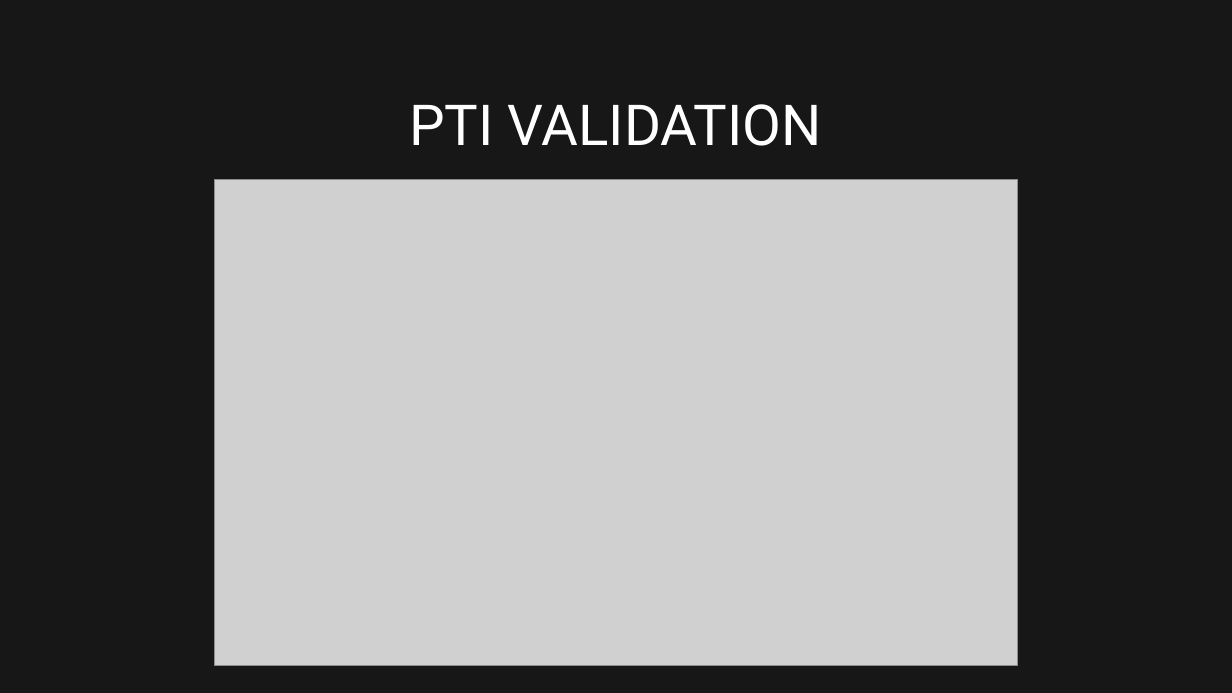
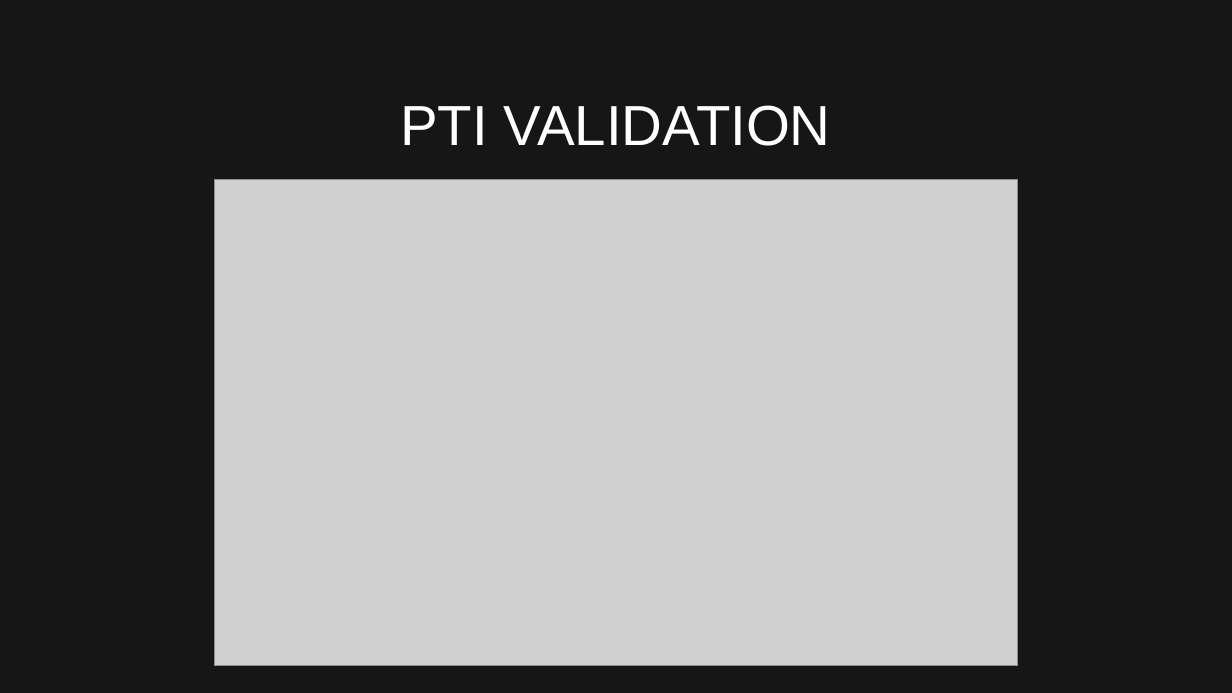
Before and after one commit to sveld03/natHacks, a slide deck: slide 11 of EEG P300 Truth Elicitor.pptx (slide 12 before the commit). Drawn at 1232x693 pixels with LibreOffice and Linux fonts; fonts in the diff are those of the drawing; grey boxes stand for pictures; background and template pictures are left out. Boxes give left, top, right and bottom in pixels: in the first picture for what was removed or moved away, otherwise in the second. Text is boxed around its words. In the diff, an @@ line names an element or a change of style, - is before the commit and + after.

```diff
--- a/EEG P300 Truth Elicitor.pptx
+++ b/EEG P300 Truth Elicitor.pptx
@@ title "PTI VALIDATION" at <box>400,105,831,146</box>: font Roboto to Arial @@
```
Also in this commit, not shown: 15 other slides changed, 10 slides added, 5 slides removed.
